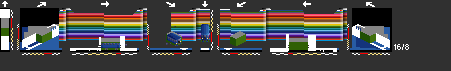
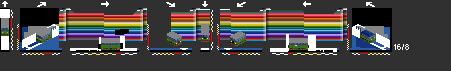
Comparing the layer stacks of the two 451x71 images. Changes:
painted on "öcjlights" over [2, 32, 375, 44]
showed "ÖCJ", painted on it over [1, 24, 375, 50]
painted on "ÖCJ 25" over [1, 24, 376, 50]
painted on "1" over [100, 45, 309, 48]
